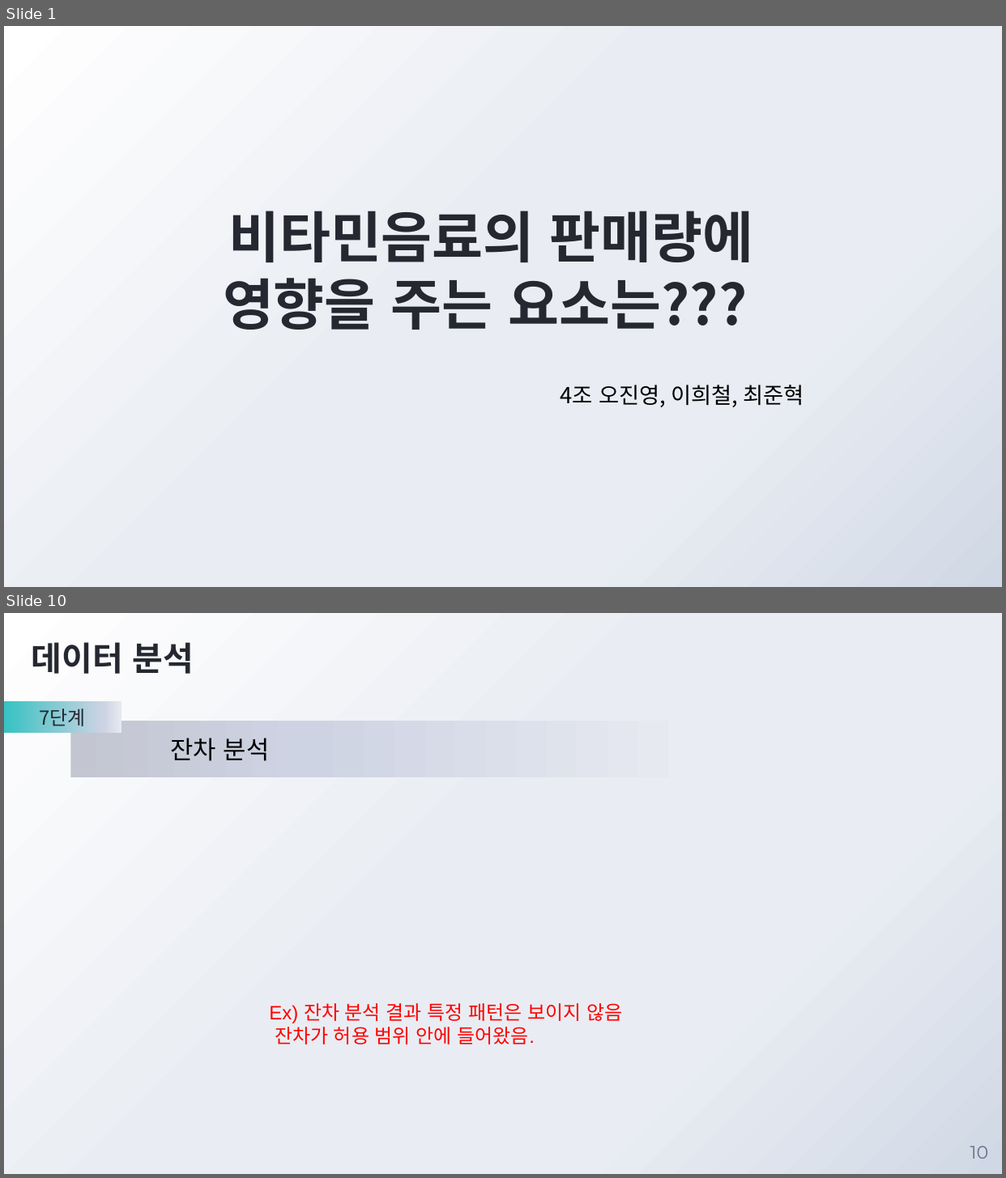
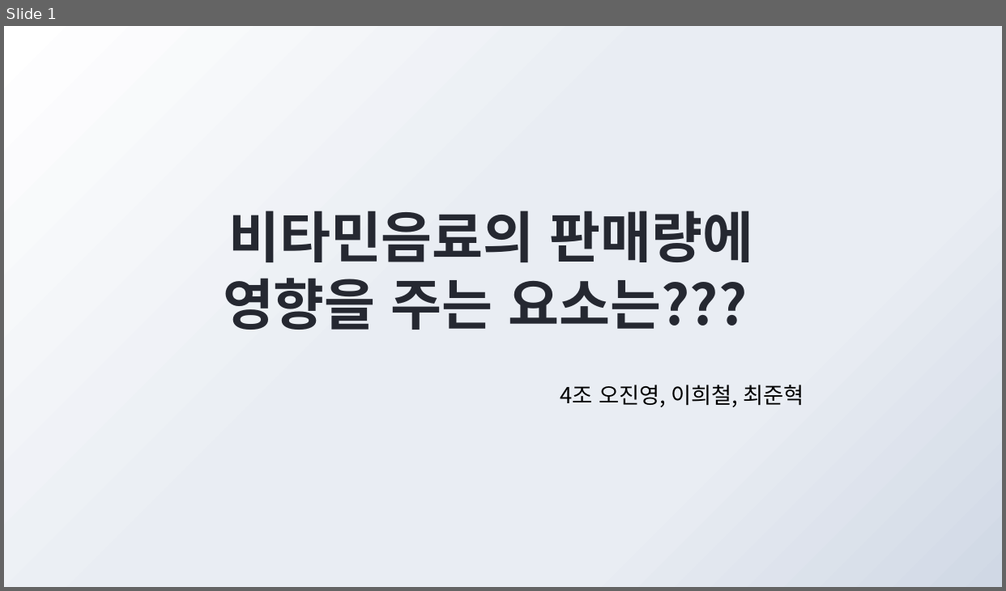
Before and after one commit to JadenChoi94/MachineLearning_Basic, a slide deck: 4조 비타민음료 발표.pptx. Shown one above the other, each under a label of ours: slides 1 and 10 before the commit, slide 1 after it; the slides between them are not shown. The pictures are 1006x1178 and 1006x591 pixels, drawn with LibreOffice and Linux fonts; fonts in the diff are those of the drawing; background and template pictures are left out. Boxes give left, top, right and bottom in pixels: in the first picture for what was removed or moved away, otherwise in the second. Text is boxed around its words. In the diff, an @@ line names an element or a change of style, - is before the commit and + after.

```diff
--- a/4조 비타민음료 발표.pptx
+++ b/4조 비타민음료 발표.pptx
@@ slide 10 removed at <box>4,613,1002,1174</box>, background gradient #FFFFFF to #E9EDF3 to #D0D8E5 @@
@@ title removed at <box>32,642,194,674</box> @@
-데이터 분석
@@ rectangle removed at <box>4,702,121,733</box> @@
-7단계
@@ rectangle removed at <box>71,721,667,777</box> @@
-    잔차 분석
@@ text removed at <box>269,1003,622,1045</box> @@
-Ex) 잔차 분석 결과 특정 패턴은 보이지 않음
-잔차가 허용 범위 안에 들어왔음.
@@ page number removed at <box>970,1146,989,1159</box> @@
-10
```
Also in this commit, not shown: 11 slides changed, 8 slides added, 1 other slide removed, 6 other files.
